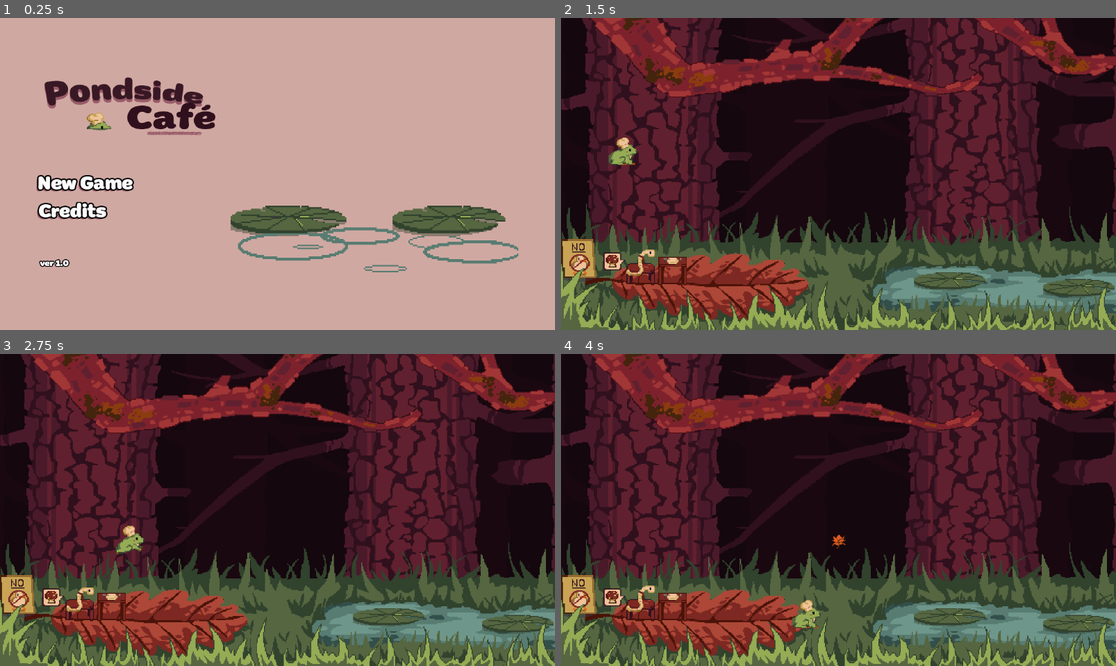
Above: before the commit, frames 1-4 (two rows, left to right).
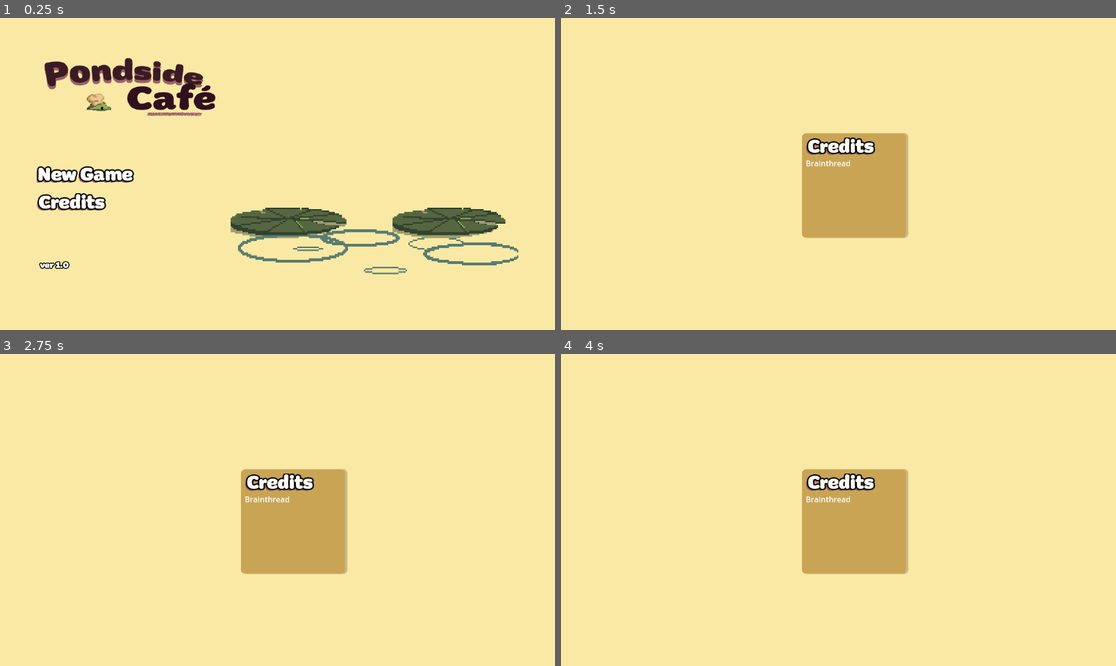
Above: after the commit, the same moments.

Repository: Brainthread/PondsideCafe
Game: Godot game, scene res://Scenes/main-menu.tscn
The game is run twice, just before and just after one commit, with the same random seed, the same clock (stepped at 60 frames per second) and the same inputs. This scene is started directly instead of the project's main scene.
Inputs (mouse positions are in pixels of both pictures, inside the frame that each line leads up to):
- Up to frame 1 (0.25 s): no input
- Up to frame 2 (1.5 s): click (644, 202) at 0.52 s; click (644, 183) at 1.27 s
- Up to frame 3 (2.75 s): move the mouse to (399, 494) at 2.02 s; tap D (delete) at 2.1 s; tap Space (jump) at 2.27 s
- Up to frame 4 (4 s): move the mouse to (727, 525) at 2.77 s; click (727, 525) at 2.85 s; tap Space (jump) at 3.02 s; move the mouse to (894, 441) at 3.52 s; tap D (delete) at 3.6 s

The runs differ from the first frame. In frame 1, 98% of the frame differs, in the area x 0-100%, y 0-100%; in frame 2, 100%; in frame 3, 100%; in frame 4, 100%.

Commit message:
Menu

Diff:
--- a/Source/Scenes/main-menu.tscn
+++ b/Source/Scenes/main-menu.tscn
@@ -9,6 +9,18 @@
 [ext_resource type="Texture2D" uid="uid://j6jge7nr4nbu" path="res://UI/New Game Hovered.png" id="5_yh8fp"]
 [ext_resource type="Texture2D" uid="uid://7k8gbrnws5xk" path="res://UI/Ver.png" id="6_lhlrg"]
 [ext_resource type="Texture2D" uid="uid://pt6nw3qg56c1" path="res://UI/Illustration.png" id="7_bixm8"]
+[ext_resource type="Texture2D" uid="uid://bekbyecuwfylf" path="res://UI/Credits Pressed.png" id="8_a5b01"]
+[ext_resource type="Texture2D" uid="uid://jtu5s4m7tuhi" path="res://UI/Credit Hovered.png" id="9_g2xak"]
+
+[sub_resource type="StyleBoxFlat" id="StyleBoxFlat_c61i2"]
+bg_color = Color(0.788235, 0.643137, 0.333333, 1)
+corner_radius_top_left = 8
+corner_radius_top_right = 8
+corner_radius_bottom_right = 8
+corner_radius_bottom_left = 8
+shadow_color = Color(0, 0, 0, 0.196078)
+shadow_size = 2
+shadow_offset = Vector2(4, 0)
 
 [node name="Node" type="Node"]
 
@@ -20,62 +32,134 @@
 grow_vertical = 2
 texture = ExtResource("1_aym6m")
 
-[node name="Menu" type="MarginContainer" parent="."]
+[node name="CanvasLayer" type="CanvasLayer" parent="."]
+script = ExtResource("4_ol8q1")
+
+[node name="Main" type="Control" parent="CanvasLayer"]
+layout_mode = 3
+anchors_preset = 0
+offset_right = 40.0
+offset_bottom = 40.0
+
+[node name="Menu" type="MarginContainer" parent="CanvasLayer/Main"]
+layout_mode = 1
 anchors_preset = 15
 anchor_right = 1.0
 anchor_bottom = 1.0
+offset_left = -4.0
+offset_right = 1116.0
+offset_bottom = 612.0
 grow_horizontal = 2
 grow_vertical = 2
 theme_override_constants/margin_left = 80
-theme_override_constants/margin_top = 120
+theme_override_constants/margin_top = 80
 theme_override_constants/margin_right = 80
 theme_override_constants/margin_bottom = 120
 
-[node name="HBoxContainer" type="HBoxContainer" parent="Menu"]
+[node name="HBoxContainer" type="HBoxContainer" parent="CanvasLayer/Main/Menu"]
 layout_mode = 2
 theme_override_constants/separation = 0
 
-[node name="VBoxContainer" type="VBoxContainer" parent="Menu/HBoxContainer"]
+[node name="VBoxContainer" type="VBoxContainer" parent="CanvasLayer/Main/Menu/HBoxContainer"]
 layout_mode = 2
 size_flags_horizontal = 0
 
-[node name="Title" type="TextureRect" parent="Menu/HBoxContainer/VBoxContainer"]
+[node name="Title" type="TextureRect" parent="CanvasLayer/Main/Menu/HBoxContainer/VBoxContainer"]
 custom_minimum_size = Vector2(400, 120)
 layout_mode = 2
 texture = ExtResource("2_3bs50")
 
-[node name="VBoxContainer" type="VBoxContainer" parent="Menu/HBoxContainer/VBoxContainer"]
+[node name="VBoxContainer" type="VBoxContainer" parent="CanvasLayer/Main/Menu/HBoxContainer/VBoxContainer"]
 layout_mode = 2
 size_flags_horizontal = 0
 size_flags_vertical = 3
 theme_override_constants/separation = 20
 alignment = 1
 
-[node name="New Game" type="TextureButton" parent="Menu/HBoxContainer/VBoxContainer/VBoxContainer"]
+[node name="New Game" type="TextureButton" parent="CanvasLayer/Main/Menu/HBoxContainer/VBoxContainer/VBoxContainer"]
 layout_mode = 2
 texture_normal = ExtResource("3_w5b5y")
 texture_pressed = ExtResource("4_s7c18")
 texture_hover = ExtResource("5_yh8fp")
-script = ExtResource("4_ol8q1")
 
-[node name="Credits" type="TextureRect" parent="Menu/HBoxContainer/VBoxContainer/VBoxContainer"]
+[node name="Credit" type="TextureButton" parent="CanvasLayer/Main/Menu/HBoxContainer/VBoxContainer/VBoxContainer"]
 layout_mode = 2
-texture = ExtResource("5_gmmw3")
+texture_normal = ExtResource("5_gmmw3")
+texture_pressed = ExtResource("8_a5b01")
+texture_hover = ExtResource("9_g2xak")
 
-[node name="Info" type="TextureRect" parent="Menu/HBoxContainer/VBoxContainer"]
+[node name="Info" type="TextureRect" parent="CanvasLayer/Main/Menu/HBoxContainer/VBoxContainer"]
 layout_mode = 2
 size_flags_horizontal = 0
 size_flags_vertical = 4
 texture = ExtResource("6_lhlrg")
 
-[node name="CenterContainer" type="CenterContainer" parent="Menu/HBoxContainer"]
+[node name="CenterContainer" type="CenterContainer" parent="CanvasLayer/Main/Menu/HBoxContainer"]
 layout_mode = 2
 size_flags_horizontal = 3
 size_flags_vertical = 8
 
-[node name="Illustration" type="TextureRect" parent="Menu/HBoxContainer/CenterContainer"]
+[node name="Illustration" type="TextureRect" parent="CanvasLayer/Main/Menu/HBoxContainer/CenterContainer"]
 custom_minimum_size = Vector2(100, 0)
 layout_mode = 2
 texture = ExtResource("7_bixm8")
 
-[connection signal="pressed" from="Menu/HBoxContainer/VBoxContainer/VBoxContainer/New Game" to="Menu/HBoxContainer/VBoxContainer/VBoxContainer/New Game" method="_on_pressed"]
+[node name="Credits" type="Control" parent="CanvasLayer"]
+visible = false
+layout_mode = 3
+anchors_preset = 8
+anchor_left = 0.5
+anchor_top = 0.5
+anchor_right = 0.5
+anchor_bottom = 0.5
+offset_left = -76.0
+offset_top = -84.0
+offset_right = -76.0
+offset_bottom = -84.0
+grow_horizontal = 2
+grow_vertical = 2
+size_flags_horizontal = 3
+size_flags_vertical = 3
+
+[node name="CenterContainer" type="CenterContainer" parent="CanvasLayer/Credits"]
+layout_mode = 0
+offset_right = 40.0
+offset_bottom = 40.0
+
+[node name="PanelContainer" type="PanelContainer" parent="CanvasLayer/Credits/CenterContainer"]
+layout_mode = 2
+theme_override_styles/panel = SubResource("StyleBoxFlat_c61i2")
+
+[node name="MarginContainer" type="MarginContainer" parent="CanvasLayer/Credits/CenterContainer/PanelContainer"]
+layout_mode = 2
+theme_override_constants/margin_left = 8
+theme_override_constants/margin_top = 8
+theme_override_constants/margin_right = 8
+theme_override_constants/margin_bottom = 8
+
+[node name="VBoxContainer" type="VBoxContainer" parent="CanvasLayer/Credits/CenterContainer/PanelContainer/MarginContainer"]
+custom_minimum_size = Vector2(200, 200)
+layout_mode = 2
+theme_override_constants/separation = 2
+
+[node name="TextureRect" type="TextureRect" parent="CanvasLayer/Credits/CenterContainer/PanelContainer/MarginContainer/VBoxContainer"]
+layout_mode = 2
+texture = ExtResource("5_gmmw3")
+
+[node name="1" type="Label" parent="CanvasLayer/Credits/CenterContainer/PanelContainer/MarginContainer/VBoxContainer"]
+layout_mode = 2
+size_flags_vertical = 7
+text = "Brainthread
+"
+
+[node name="2" type="Label" parent="CanvasLayer/Credits/CenterContainer/PanelContainer/MarginContainer/VBoxContainer"]
+layout_mode = 2
+size_flags_vertical = 7
+
+[node name="3" type="Label" parent="CanvasLayer/Credits/CenterContainer/PanelContainer/MarginContainer/VBoxContainer"]
+layout_mode = 2
+size_flags_vertical = 7
+
+[connection signal="pressed" from="CanvasLayer/Main/Menu/HBoxContainer/VBoxContainer/VBoxContainer/New Game" to="CanvasLayer/Main/Menu/HBoxContainer/VBoxContainer/VBoxContainer/New Game" method="_on_pressed"]
+[connection signal="pressed" from="CanvasLayer/Main/Menu/HBoxContainer/VBoxContainer/VBoxContainer/New Game" to="CanvasLayer" method="_on_new_game_pressed"]
+[connection signal="pressed" from="CanvasLayer/Main/Menu/HBoxContainer/VBoxContainer/VBoxContainer/Credit" to="CanvasLayer" method="_on_credit_pressed"]
--- a/Source/Scripts/Start.gd
+++ b/Source/Scripts/Start.gd
@@ -1,14 +1,12 @@
-extends TextureButton
+extends CanvasLayer
 
+@onready var credits = $Credits
+@onready var main = $Main
 
-# Called when the node enters the scene tree for the first time.
-func _ready():
-	pass
+func _on_credit_pressed():
+	main.visible = false
+	credits.visible = true
 
-# Called every frame. 'delta' is the elapsed time since the previous frame.
-func _process(delta):
-	pass
-
-
-func _on_pressed():
+func _on_new_game_pressed():
+	await get_tree().create_timer(1).timeout
 	get_tree().change_scene_to_file("res://Scenes/Stages/café.tscn")
Not shown: 1 places in Source/Scenes/main-menu.tscn that only renumber resources
Not shown, added: Source/Sprites/Shroom-32.png.import
Binary file added: Source/UI/Credit Hovered.png
Not shown, added: Source/UI/Credit Hovered.png.import
Binary file added: Source/UI/Credits Pressed.png
Not shown, added: Source/UI/Credits Pressed.png.import
Binary file added: Source/UI/Return Hovered.png
Not shown, added: Source/UI/Return Hovered.png.import
Binary file added: Source/UI/Return Pressed.png
Not shown, added: Source/UI/Return Pressed.png.import
Binary file added: Source/UI/Return.png
Not shown, added: Source/UI/Return.png.import
(and 1 more such lines)
